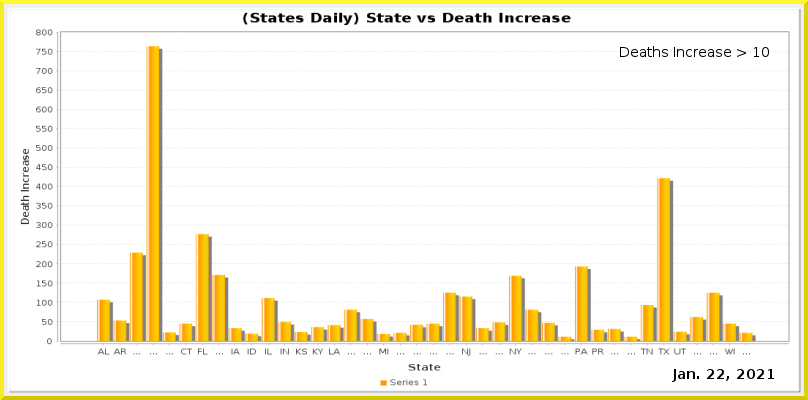
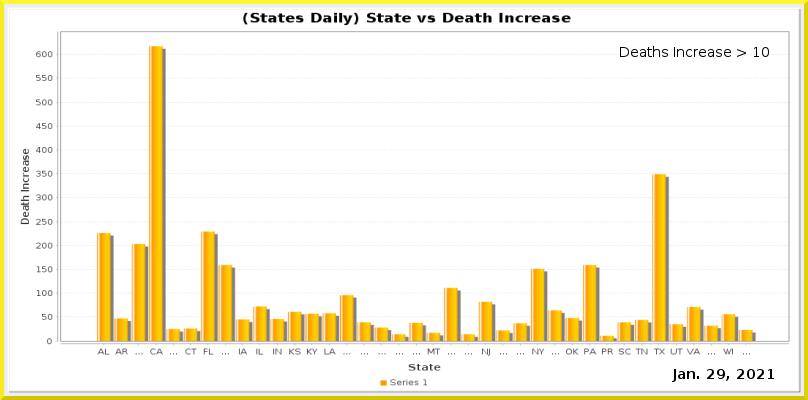
Layered file, before and after one edit (808x400). Changes by layer:
painted on "Current Date" over (717, 369, 725, 379)
painted on "Date_vs_TestIncrease.png" over (36, 29, 789, 356)
